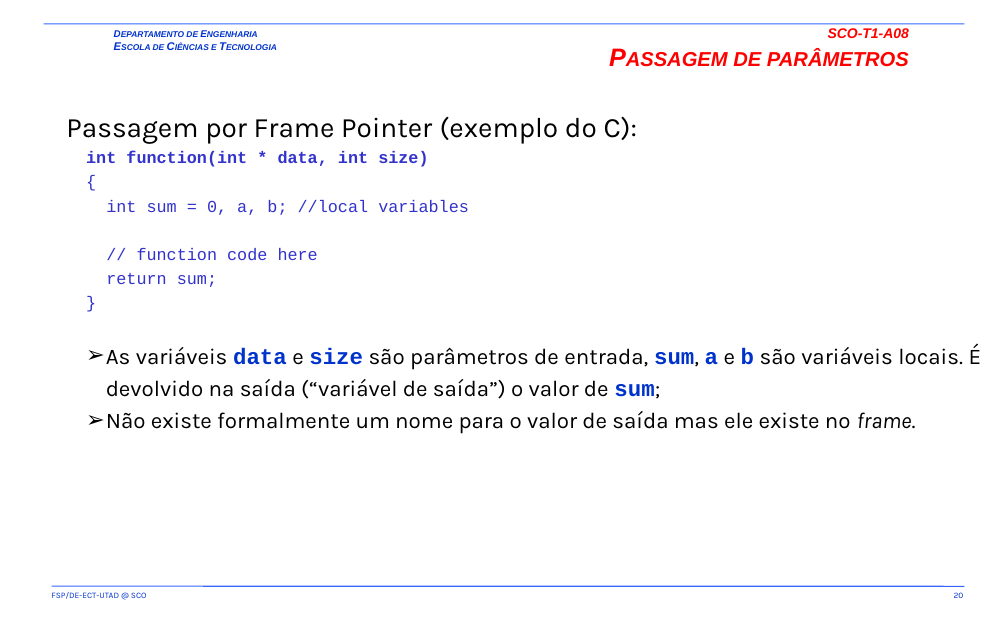
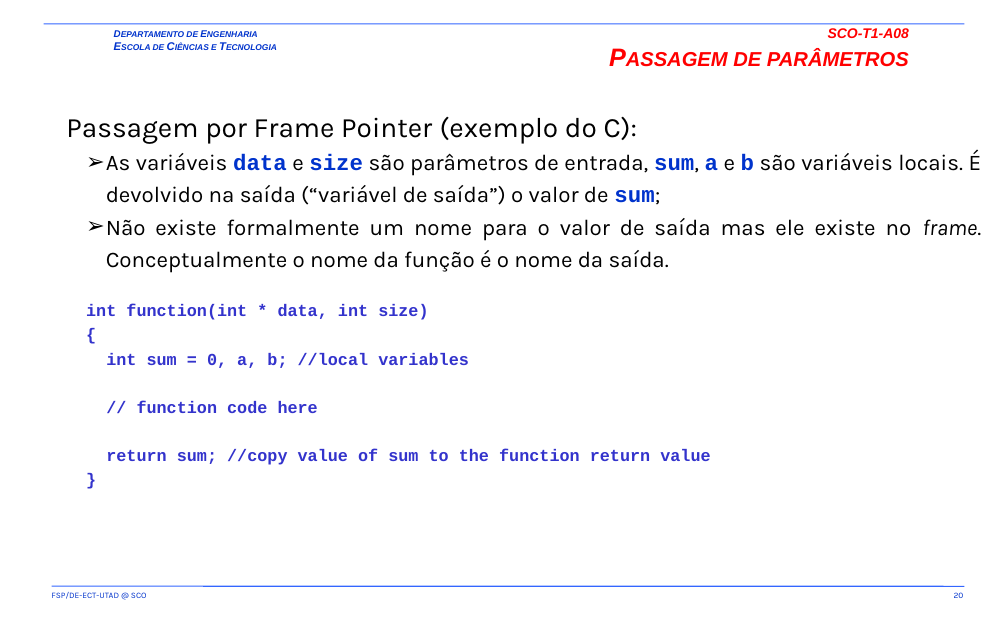
Before and after one commit to fsp864/UTAD-SCO, a slide deck: slide 20 of aulas/t/SCO-T1-A07-A08.pptx. Drawn at 1008x630 pixels with LibreOffice and Linux fonts; fonts in the diff are those of the drawing; background and template pictures are left out. Boxes give left, top, right and bottom in pixels: in the first picture for what was removed or moved away, otherwise in the second. Text is boxed around its words. In the diff, an @@ line names an element or a change of style, - is before the commit and + after.

```diff
--- a/aulas/t/SCO-T1-A07-A08.pptx
+++ b/aulas/t/SCO-T1-A07-A08.pptx
@@ text at (106,150,982,273): paragraphs added @@
+  ➢ As variáveis data e size são parâmetros de entrada, sum, a e b são variáveis locais. É devolvido na saída (“variável de saída”) o valor de sum;
+  ➢ Não existe formalmente um nome para o valor de saída mas ele existe no frame. Conceptualmente o nome da função é o nome da saída.
@@ text at (106,343,982,434): paragraphs removed @@
-  ➢ As variáveis data e size são parâmetros de entrada, sum, a e b são variáveis locais. É devolvido na saída (“variável de saída”) o valor de sum;
-  ➢ Não existe formalmente um nome para o valor de saída mas ele existe no frame.
@@ text at (106,353,469,413): bold on in "{", "int sum = 0, a, b; //local ...", "// function code here", "}" @@
@@ text at (106,449,710,465): text changed; bold on @@
-  return sum;
+  return sum; //copy value of sum to the function return value
```
Also in this commit, not shown: 8 other slides changed.
